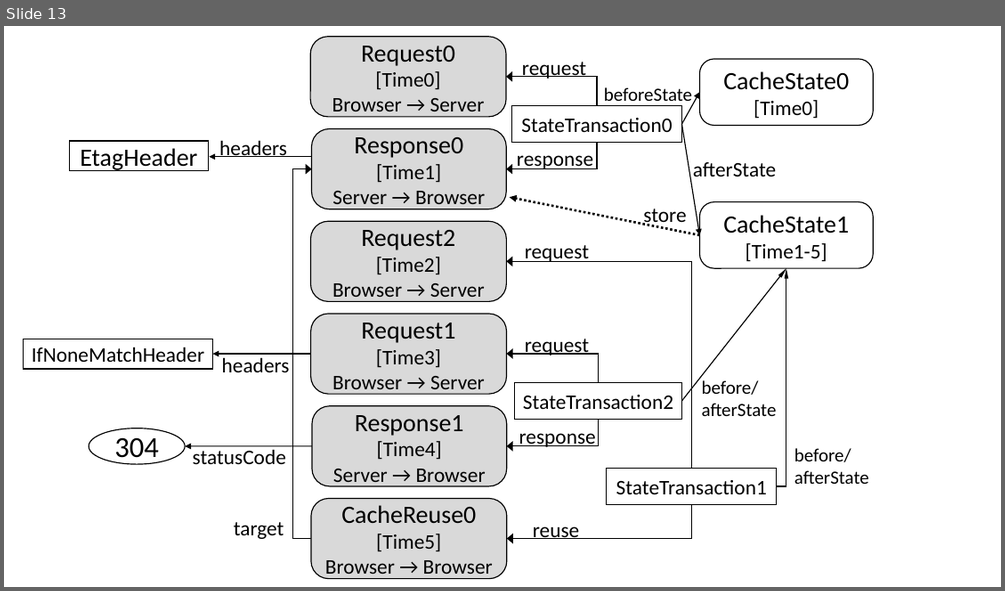
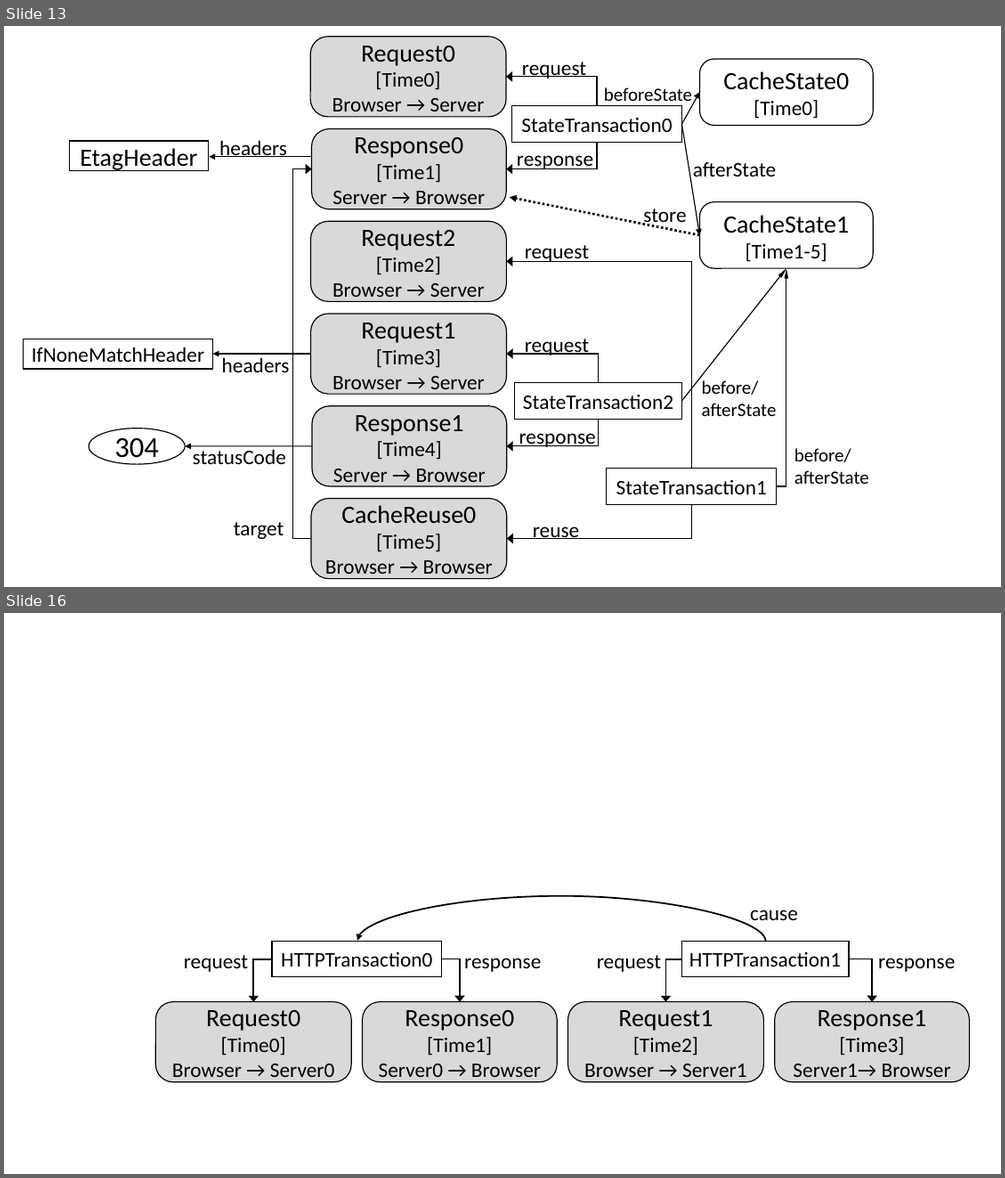
Before and after one commit to simahell/Master-Thesis, a slide deck: fig/fig.pptx. Shown one above the other, each under a label of ours: slide 13 before the commit, slides 13 and 16 after it; the slides between them are not shown. The pictures are 1005x591 and 1005x1178 pixels, drawn with LibreOffice and Linux fonts; fonts in the diff are those of the drawing. Boxes give left, top, right and bottom in pixels: in the first picture for what was removed or moved away, otherwise in the second. Text is boxed around its words. In the diff, an @@ line names an element or a change of style, - is before the commit and + after.

```diff
--- a/fig/fig.pptx
+++ b/fig/fig.pptx
@@ slide 16 added at (x1=4, y1=613, x2=1001, y2=1174), background #FFFFFF @@
@@ rectangle added at (x1=156, y1=896, x2=970, y2=1082), fill #FFFFFF, outline #FFFFFF 1 pt @@
@@ curved arrow added from (766, 941) to (357, 941), #000000 1.5 pt @@
@@ text added at (x1=750, y1=909, x2=798, y2=925), 20 pt, text #000000 @@
+cause
@@ text added at (x1=184, y1=955, x2=248, y2=972), 20 pt, text #000000 @@
+request
@@ elbow arrow added from (272, 959) to (254, 1002), #000000 1.5 pt @@
@@ rectangle added at (x1=272, y1=941, x2=442, y2=977), outline #000000 1 pt, 20 pt, text #000000 @@
+HTTPTransaction0
@@ elbow arrow added from (442, 959) to (460, 1002), #000000 1.5 pt @@
@@ text added at (x1=464, y1=957, x2=541, y2=972), 20 pt, text #000000 @@
+response
@@ text added at (x1=597, y1=955, x2=661, y2=972), 20 pt, text #000000 @@
+request
@@ elbow arrow added from (681, 959) to (666, 1002), #000000 1.5 pt @@
@@ rectangle added at (x1=681, y1=941, x2=849, y2=977), outline #000000 1 pt, 20 pt, text #000000 @@
+HTTPTransaction1
@@ elbow arrow added from (849, 959) to (872, 1002), #000000 1.5 pt @@
@@ text added at (x1=878, y1=957, x2=955, y2=972), 20 pt, text #000000 @@
+response
@@ rounded rectangle added at (x1=156, y1=1002, x2=352, y2=1082), fill #D9D9D9, outline #000000 1 pt, 20 pt, text #000000 @@
+Request0
+[Time0]
+Browser → Server0
@@ rounded rectangle added at (x1=362, y1=1002, x2=557, y2=1082), fill #D9D9D9, outline #000000 1 pt, 20 pt, text #000000 @@
+Response0
+[Time1]
+Server0 → Browser
@@ rounded rectangle added at (x1=568, y1=1002, x2=764, y2=1082), fill #D9D9D9, outline #000000 1 pt, 20 pt, text #000000 @@
+Request1
+[Time2]
+Browser → Server1
@@ rounded rectangle added at (x1=775, y1=1002, x2=970, y2=1082), fill #D9D9D9, outline #000000 1 pt, 20 pt, text #000000 @@
+Response1
+[Time3]
+Server1→ Browser
```
Also in this commit, not shown: 5 other slides added, 18 other files.
